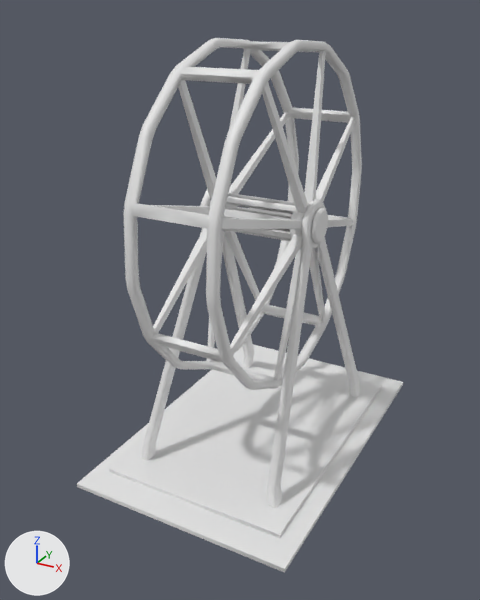
A saved change to the FBX model Assets/Mesh/FerrisWheel.fbx.
Camera for both pictures: a 50 mm camera at (5.56, -11.0, 8.53) aimed at (-0.18, -0.56, 3.31). Every picture has the same lights, and +X, +Y and +Z are marked at lower left. The older version comes first. Where no turn or scale is listed for an object, it has been applied to the vertices.

In view in the first picture: 'Reuzenrad.Rad', 'Reuzenrad.Stand'.
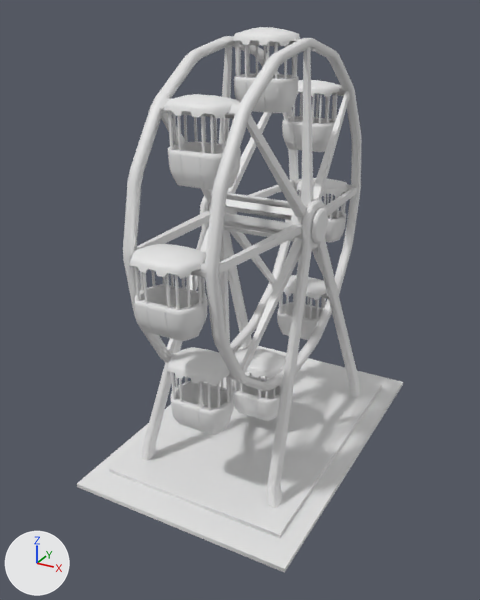
Where the newer file only moved an object's origin or applied its transform, the numbers keep the older frame.

Where the change shows, as pixel boxes [x1, y1, x2, y2] in the pictures (480 x 600 px):
```json
{"object": "Reuzenrad.Rad", "change": "turned", "before": [123, 38, 362, 390], "after": [123, 36, 362, 391]}
{"object": "RadCart_Geel.002", "change": "added", "after": [129, 244, 208, 341]}
{"object": "RadCart_Roze.004", "change": "added", "after": [167, 347, 234, 435]}
{"object": "RadCart_Roze.001", "change": "added", "after": [164, 94, 241, 190]}
{"object": "RadCart_Geel.001", "change": "added", "after": [232, 27, 300, 113]}
{"object": "RadCart_Geel.004", "change": "added", "after": [232, 347, 286, 421]}
{"object": "RadCart_Roze.002", "change": "added", "after": [282, 80, 340, 152]}
{"object": "RadCart_Roze.003", "change": "added", "after": [277, 275, 327, 340]}
{"object": "RadCart_Geel.003", "change": "added", "after": [297, 178, 348, 242]}
```

Edits to the scene script, one JSON object a line:
```json
{"block": "me_cylinder", "where": "# used by ob_reuzenrad_rad; location = (0.0, 0.0, 4.87)"}
{"op": "remove", "block": "me_cylinder", "code": "me_cylinder.from_pydata(...)  # 896 vertices, 884 faces; spans x -1.03..1.03, y -3.19..3.19, z -3.19..3.19"}
{"op": "add", "block": "me_cylinder", "code": "me_cylinder.from_pydata(...)  # 896 vertices, 884 faces; spans x -1.03..1.03, y -3.2..3.21, z -3.21..3.21"}
{"block": "me_cylinder", "change": "me_cylinder part 1: the whole mesh is turned 13.4 degrees about the x axis through its middle"}
{"op": "add", "block": "me_cube_040", "code": ["me_cube_040 = bpy.data.meshes.new('Cube.040')", "me_cube_040.from_pydata(...)  # 935 vertices, 748 faces; spans x -0.606..0.606, y -0.464..0.465, z -1.305..0.075"]}
{"op": "add", "block": "me_cube_038", "code": ["me_cube_038 = bpy.data.meshes.new('Cube.038')", "me_cube_038.from_pydata(...)  # 935 vertices, 748 faces; spans x -0.606..0.606, y -0.464..0.465, z -1.305..0.075"]}
{"op": "add", "block": "me_cube_030", "code": ["me_cube_030 = bpy.data.meshes.new('Cube.030')", "me_cube_030.from_pydata(...)  # 935 vertices, 748 faces; spans x -0.606..0.606, y -0.464..0.465, z -1.305..0.075"]}
{"op": "add", "block": "me_cube_034", "code": ["me_cube_034 = bpy.data.meshes.new('Cube.034')", "me_cube_034.from_pydata(...)  # 935 vertices, 748 faces; spans x -0.606..0.606, y -0.464..0.465, z -1.305..0.075"]}
{"op": "add", "block": "me_cube_041", "code": ["me_cube_041 = bpy.data.meshes.new('Cube.041')", "me_cube_041.from_pydata(...)  # 935 vertices, 748 faces; spans x -0.606..0.606, y -0.464..0.465, z -1.305..0.075"]}
{"op": "add", "block": "me_cube_039", "code": ["me_cube_039 = bpy.data.meshes.new('Cube.039')", "me_cube_039.from_pydata(...)  # 935 vertices, 748 faces; spans x -0.606..0.606, y -0.464..0.465, z -1.305..0.075"]}
{"op": "add", "block": "me_cube_036", "code": ["me_cube_036 = bpy.data.meshes.new('Cube.036')", "me_cube_036.from_pydata(...)  # 935 vertices, 748 faces; spans x -0.606..0.606, y -0.464..0.465, z -1.305..0.075"]}
{"op": "add", "block": "ob_radcart_roze_003", "code": ["ob_radcart_roze_003 = bpy.data.objects.new('RadCart_Roze.003', me_cube_040)", "ob_radcart_roze_003.location = (0.0, 2.11, 2.77)"]}
{"op": "add", "block": "ob_radcart_roze_001", "code": ["ob_radcart_roze_001 = bpy.data.objects.new('RadCart_Roze.001', me_cube_038)", "ob_radcart_roze_001.location = (0.0, -2.06, 7.25)"]}
{"op": "add", "block": "ob_radcart_geel_001", "code": ["ob_radcart_geel_001 = bpy.data.objects.new('RadCart_Geel.001', me_cube_030)", "ob_radcart_geel_001.location = (0.0, 0.07, 8.15)"]}
{"op": "add", "block": "ob_radcart_geel_002", "code": ["ob_radcart_geel_002 = bpy.data.objects.new('RadCart_Geel.002', me_cube_034)", "ob_radcart_geel_002.location = (0.0, -3.14, 5.12)"]}
{"op": "add", "block": "ob_radcart_roze_004", "code": ["ob_radcart_roze_004 = bpy.data.objects.new('RadCart_Roze.004', me_cube_041)", "ob_radcart_roze_004.location = (0.0, -2.31, 2.88)"]}
{"op": "add", "block": "ob_radcart_roze_002", "code": ["ob_radcart_roze_002 = bpy.data.objects.new('RadCart_Roze.002', me_cube_039)", "ob_radcart_roze_002.location = (0.0, 2.12, 7.12)"]}
{"op": "add", "block": "ob_radcart_geel_004", "code": ["ob_radcart_geel_004 = bpy.data.objects.new('RadCart_Geel.004', me_cube_030.copy())", "ob_radcart_geel_004.location = (0.0, -0.08, 1.85)"]}
{"op": "add", "block": "ob_radcart_geel_003", "code": ["ob_radcart_geel_003 = bpy.data.objects.new('RadCart_Geel.003', me_cube_036)", "ob_radcart_geel_003.location = (0.0, 3.03, 4.89)"]}
```
